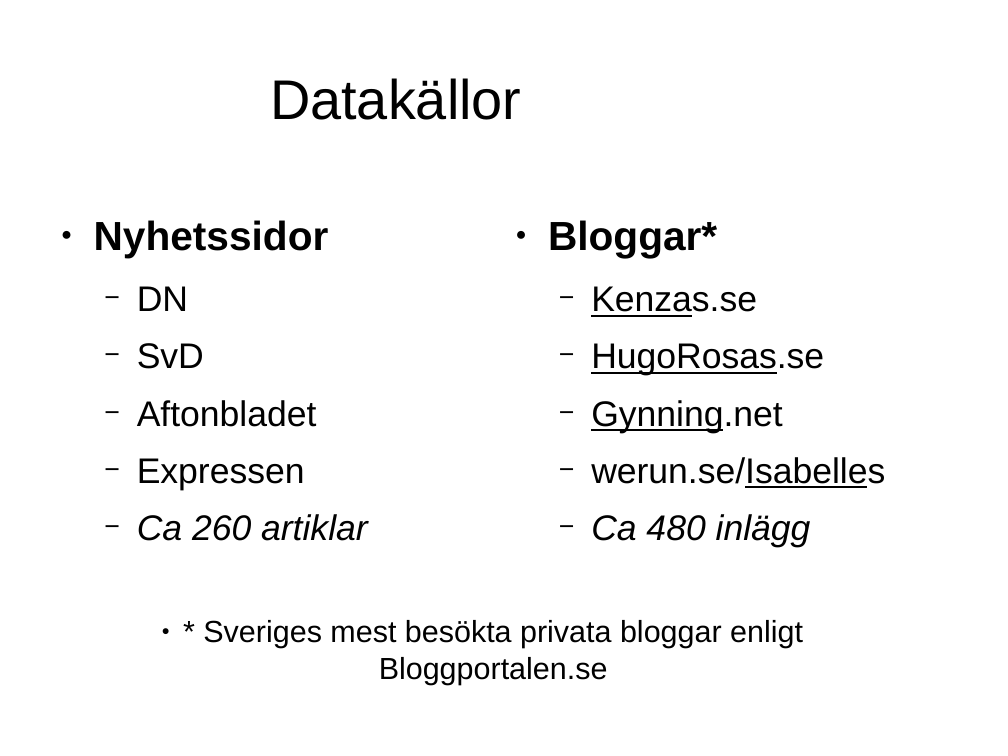
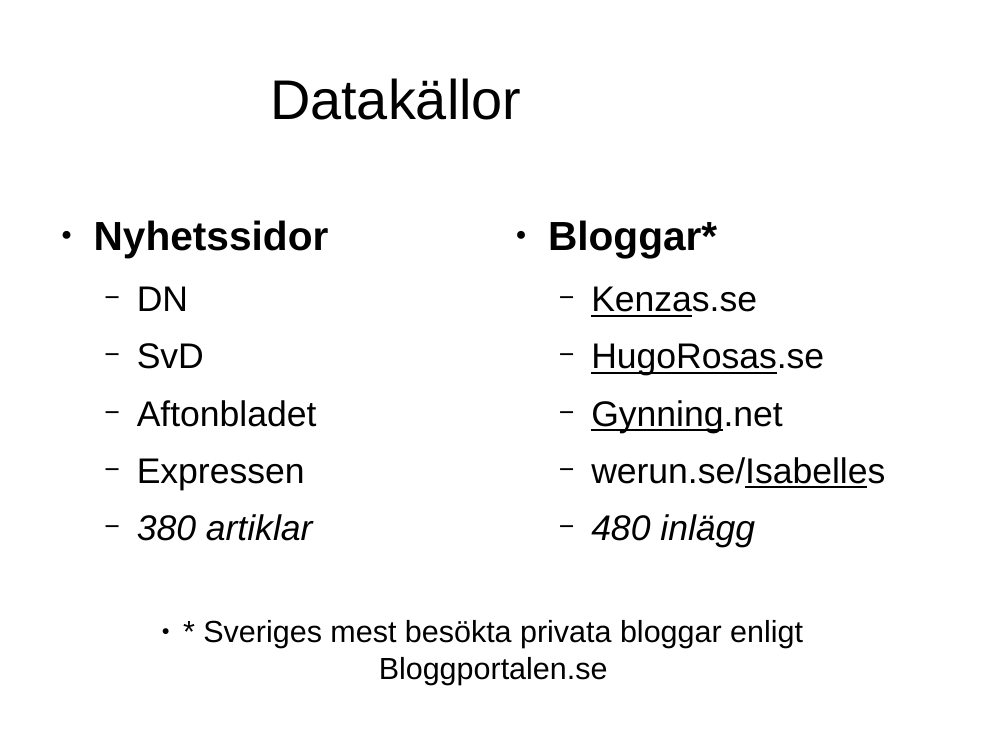
Before and after one commit to jensa/BloggEllerNyhet, a slide deck: slide 5 of report/presentation.odp. Drawn at 1008x756 pixels with LibreOffice and Linux fonts; fonts in the diff are those of the drawing; background and template pictures are left out. Boxes give left, top, right and bottom in pixels: in the first picture for what was removed or moved away, otherwise in the second. Text is boxed around its words. In the diff, an @@ line names an element or a change of style, - is before the commit and + after.

```diff
--- a/report/presentation.odp
+++ b/report/presentation.odp
@@ text at <box>137,514,313,541</box>: text changed @@
-  − Ca 260 artiklar
+  − 380 artiklar
@@ text at <box>591,514,755,547</box>: text changed @@
-  − Ca 480 inlägg
+  − 480 inlägg
```
Also in this commit, not shown: 2 other slides changed, 3 slides added, 3 slides removed.
